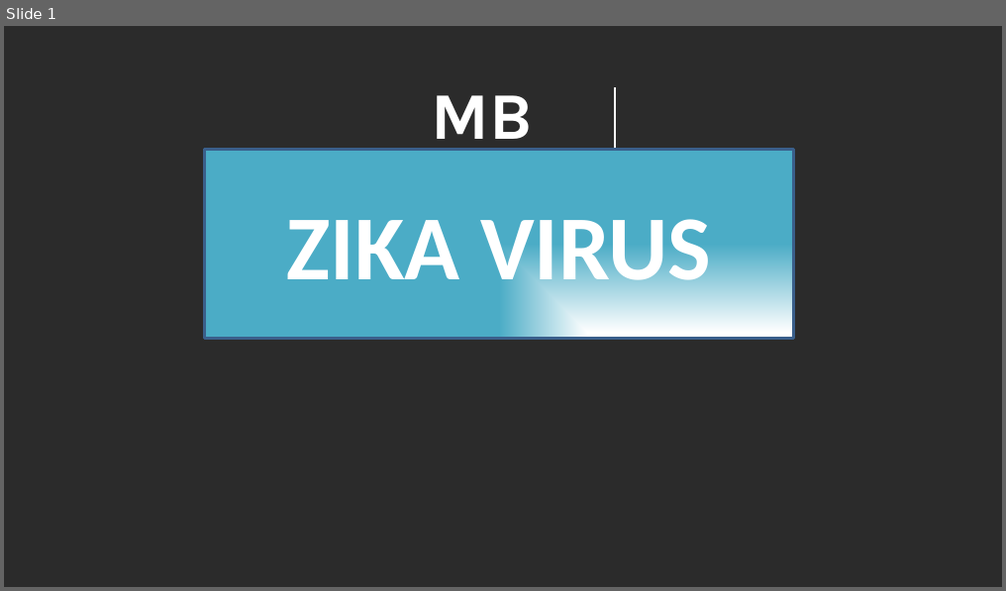
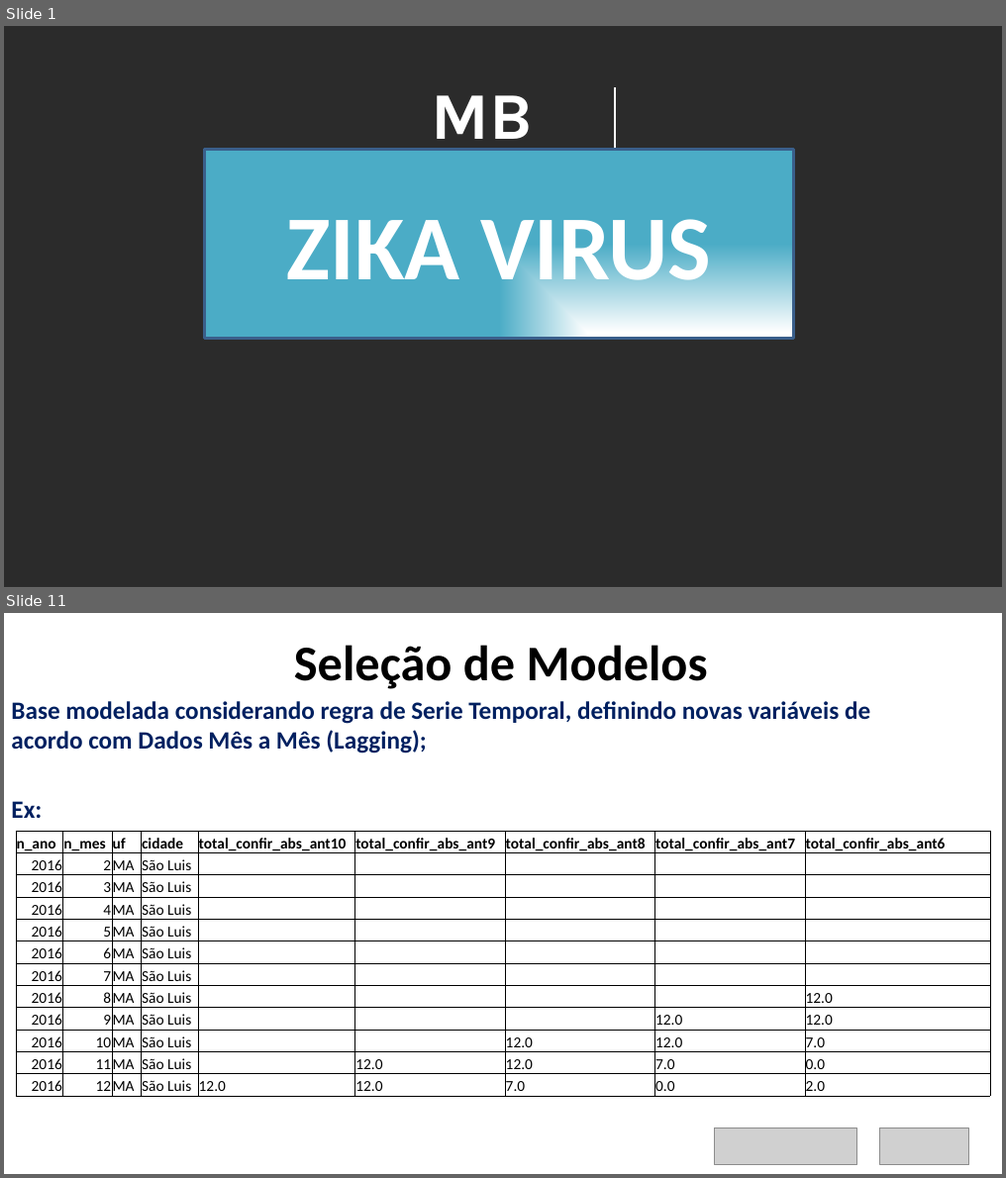
Before and after one commit to etportela/zika-data, a slide deck: pdfs/ZIKA_VIRUS.pptx. Shown one above the other, each under a label of ours: slide 1 before the commit, slides 1 and 11 after it; the slides between them are not shown. The pictures are 1006x591 and 1006x1178 pixels, drawn with LibreOffice and Linux fonts; fonts in the diff are those of the drawing; grey boxes stand for pictures; background and template pictures are left out; a plain dark background stands for a picture behind light text. Boxes give left, top, right and bottom in pixels: in the first picture for what was removed or moved away, otherwise in the second. Text is boxed around its words. In the diff, an @@ line names an element or a change of style, - is before the commit and + after.

```diff
--- a/pdfs/ZIKA_VIRUS.pptx
+++ b/pdfs/ZIKA_VIRUS.pptx
@@ slide 11 added at (x1=4, y1=613, x2=1002, y2=1174), background picture (left out) @@
@@ rectangle added at (x1=4, y1=613, x2=1002, y2=1173), fill #FFFFFF @@
@@ text added at (x1=294, y1=645, x2=708, y2=689), 36 pt, text #000000, bold @@
+Seleção de Modelos
@@ text added at (x1=442, y1=649, x2=565, y2=721), 40 pt, text #FFFFFF @@
+Título
@@ text added at (x1=11, y1=701, x2=870, y2=818), 18 pt, text #002060, bold @@
+Base modelada considerando regra de Serie Temporal, definindo novas variáveis de acordo com Dados Mês a Mês (Lagging);
+Ex:
@@ text added at (x1=54, y1=744, x2=952, y2=1114), 32 pt, text #FFFFFF @@
+• Conteúdo 2
@@ table added at (x1=16, y1=831, x2=989, y2=1096), 12 rows, 9 columns @@
+n_ano | n_mes | uf | cidade | total_confir_abs_ant10 | total_confir_abs_ant9 | total_confir_abs_ant8 | total_confir_abs_ant7 | total_confir_abs_ant6
+2016 | 2 | MA | São Luis |  |  |  |  | 
+2016 | 3 | MA | São Luis |  |  |  |  | 
+2016 | 4 | MA | São Luis |  |  |  |  | 
+2016 | 5 | MA | São Luis |  |  |  |  | 
+2016 | 6 | MA | São Luis |  |  |  |  | 
+2016 | 7 | MA | São Luis |  |  |  |  | 
+2016 | 8 | MA | São Luis |  |  |  |  | 12.0
+2016 | 9 | MA | São Luis |  |  |  | 12.0 | 12.0
+2016 | 10 | MA | São Luis |  |  | 12.0 | 12.0 | 7.0
+2016 | 11 | MA | São Luis |  | 12.0 | 12.0 | 7.0 | 0.0
+2016 | 12 | MA | São Luis | 12.0 | 12.0 | 7.0 | 0.0 | 2.0
@@ picture added at (x1=715, y1=1129, x2=856, y2=1165) @@
@@ picture added at (x1=880, y1=1129, x2=969, y2=1165) @@
```
Also in this commit, not shown: 10 slides changed, 5 other slides added, 1 slide removed.
